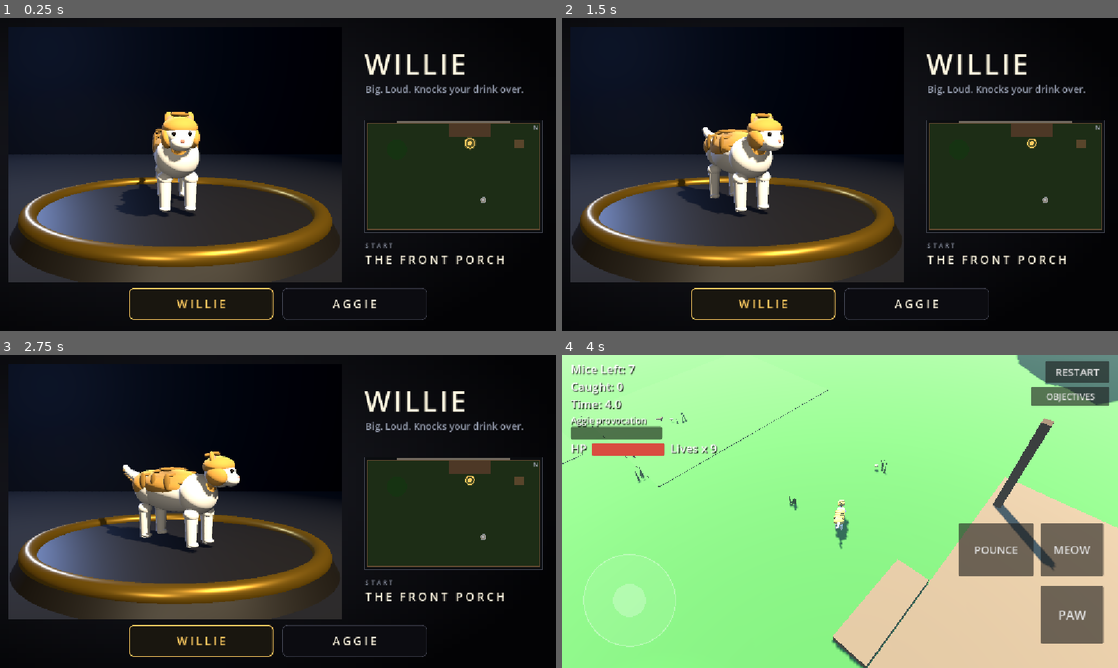
Above: before the commit, frames 1-4 (two rows, left to right).
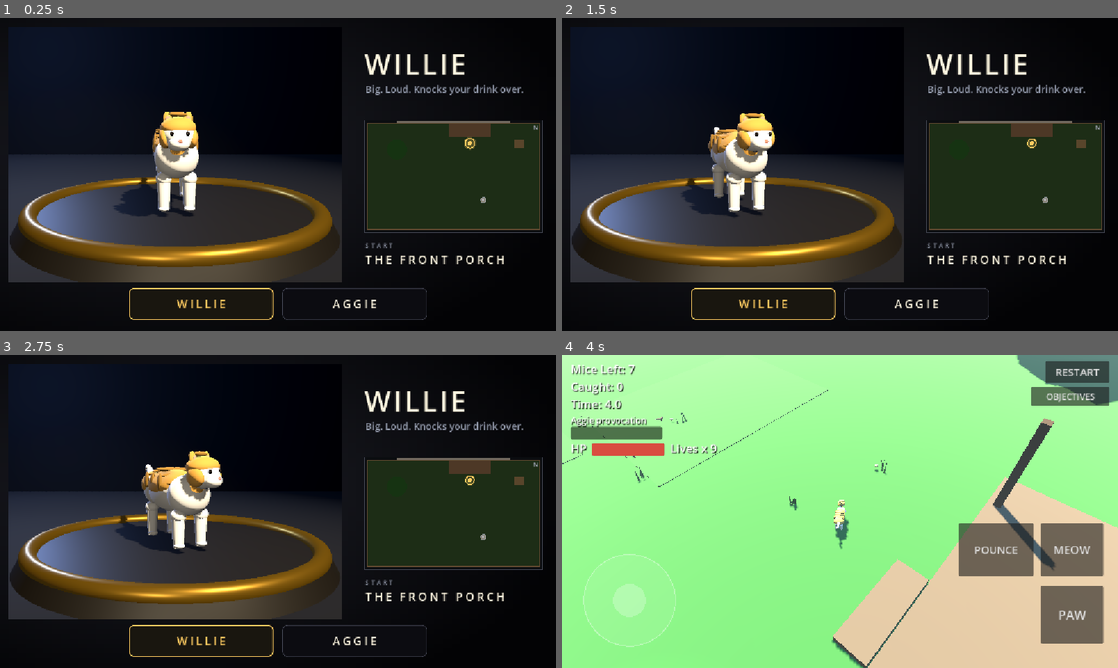
Above: after the commit, the same moments.

Repository: danfour649/puppies-vs-kittens
Game: Godot game, scene res://main.tscn
Two runs of this game, one before a commit and one after it. Both use one fixed random seed, a clock stepped at 60 frames per second and the inputs below.
Inputs (mouse positions are in pixels of both pictures, inside the frame that each line leads up to):
- Up to frame 1 (0.25 s): no input
- Up to frame 2 (1.5 s): click "RESTART" at 0.5 s; click "RESTART" at 1.25 s
- Up to frame 3 (2.75 s): click "RESTART" at 2 s
- Up to frame 4 (4 s): tap Enter at 2.75 s; drag from (628, 599) to (895, 442) at 2.77 s; drag from (728, 527) to (812, 574) at 3.52 s

The runs differ from the first frame. In frame 1, 0.8% of the frame differs, in the area x 3-60%, y 30-80%; in frame 2, 2.5%; in frame 3, 3.7%, in the area x 3-59%, y 30-81%; in frame 4, nothing differs.

Commit message:
Select verification: in-game capture tool, captures, duo asserts, README
- duo/tools_select_shots: drives the REAL input path under Xvfb
  (synthetic mouse hover+click on Aggie's roster cell through
  Input.parse_input_event; Enter key for Willie) and captures the
  screen per highlight plus each spawn. Screenshots in
  godot3d/screenshots/select/.
- Stage fix from the first capture round: the pedestal sway
  replaces the full turntable spin, so the cat stays front-facing
  in the spotlight instead of showing its back half the time.
- tests_duo: new asserts for the select behaviour (highlight
  starts on Willie, moves without picking, confirm() picks via
  the chosen signal, both cats carry line + start data, minimap
  holds both starts). No existing assert changed.
- READMEs describe the new screen.

Diff:
--- a/godot3d/duo/select_stage.gd
+++ b/godot3d/duo/select_stage.gd
@@ -16,6 +16,7 @@
 var _holders: Dictionary = {} # id -> Node3D (cat parent, rides the pedestal)
 var _cats: Dictionary = {} # id -> PvKCat
 var _current := ""
+var _t := 0.0
 
 
 func setup(chars: Dictionary, order: Array) -> void:
@@ -42,8 +43,11 @@
 
 
 func _process(delta: float) -> void:
+	# A gentle sway, never a full turn: the cat stays front-facing in
+	# the light while the presentation breathes.
 	if _pedestal != null and _current != "":
-		_pedestal.rotation.y += 0.30 * delta
+		_t += delta
+		_pedestal.rotation.y = 0.55 * sin(_t * 0.35)
 
 
 func _build_room() -> void:
--- a/godot3d/duo/tests_duo.gd
+++ b/godot3d/duo/tests_duo.gd
@@ -61,6 +61,22 @@
 	check(duo != null, "duo system present")
 	check(duo.select_ui.option_count() == 2, "character select builds two options (got %d)" % duo.select_ui.option_count())
 	check(duo.select_visible(), "character select shows at game start")
+	# MK-pattern select (2026-10-25): the highlight starts on the
+	# first cat, moves WITHOUT picking, and confirm() picks the
+	# highlighted cat through the real chosen signal.
+	check(duo.select_ui.highlighted_id() == "willie", "select highlight starts on Willie (got %s)" % duo.select_ui.highlighted_id())
+	duo.select_ui.highlight("aggie")
+	check(duo.select_ui.highlighted_id() == "aggie", "highlight moves to Aggie without picking")
+	check(duo.select_visible(), "moving the highlight does not pick")
+	for cid: String in ["willie", "aggie"]:
+		var chd: Dictionary = duo.chars[cid]
+		check(String(chd.get("line", "")) != "", "%s carries its one select line" % cid)
+		check(String(chd.get("start_name", "")) != "", "%s carries a start name for the minimap" % cid)
+	check(duo.select_ui._minimap.starts.size() == 2, "minimap marks both cats' real starts")
+	duo.select_ui.highlight("willie")
+	duo.select_ui.confirm()
+	await frames(5)
+	check(not duo.select_visible(), "confirm picks the highlighted cat and closes the select")
 	var willie = duo.willie_cat
 	var aggie = duo.aggie_cat
 	check(willie != null and aggie != null and willie != aggie, "two distinct cat instances")
--- /dev/null
+++ b/godot3d/duo/tools_select_shots.gd
@@ -0,0 +1,130 @@
+extends Node
+## SELECT verification pass (Daniel's rule: validated = in-game).
+## Run with real rendering:
+##   xvfb-run -a -s "-screen 0 1600x900x24" godot --path godot3d \
+##     res://duo/tools_select_shots.tscn --resolution 1600x900
+##
+## Drives the REAL input path both times:
+##  - Aggie: a synthetic mouse motion + click pushed through the
+##    viewport onto her roster cell (hover highlight, then pick).
+##  - Willie: a synthetic Enter keypress through _unhandled_input.
+## Screenshots land in res://screenshots/select/.
+
+var _game = null
+
+
+func _ready() -> void:
+	_run()
+
+
+func _wait(sec: float) -> void:
+	await get_tree().create_timer(sec).timeout
+
+
+func _shot(name: String) -> void:
+	await RenderingServer.frame_post_draw
+	await RenderingServer.frame_post_draw
+	var img := get_viewport().get_texture().get_image()
+	img.save_png("res://screenshots/select/%s.png" % name)
+	print("SHOT saved ", name, " ", img.get_size())
+
+
+## Cell centre in WINDOW pixels — the space synthetic input events
+## live in. get_global_rect() is canvas space (1152x648 logical);
+## the engine maps OS input by the stretch ratio, so the tool does
+## the same. (Proven by gui_get_hovered_control(): at unscaled
+## coords the GUI reported the backdrop under the shrunken point.)
+func _cell_centre(cell: Control) -> Vector2:
+	var logical := get_viewport().get_visible_rect().size
+	var win := Vector2(get_window().size)
+	return cell.get_global_rect().get_center() * (win / logical)
+
+
+## Input goes through Input.parse_input_event — the same queue OS
+## input takes — so the viewport's mouse state and GUI picking see
+## exactly what a real player's mouse would do.
+func _push_hover(pos: Vector2) -> void:
+	var motion := InputEventMouseMotion.new()
+	motion.position = pos
+	motion.global_position = pos
+	Input.parse_input_event(motion)
+
+
+func _push_click(pos: Vector2) -> void:
+	var press := InputEventMouseButton.new()
+	press.button_index = MOUSE_BUTTON_LEFT
+	press.pressed = true
+	press.position = pos
+	press.global_position = pos
+	Input.parse_input_event(press)
+	var release := InputEventMouseButton.new()
+	release.button_index = MOUSE_BUTTON_LEFT
+	release.pressed = false
+	release.position = pos
+	release.global_position = pos
+	Input.parse_input_event(release)
+
+
+func _push_enter() -> void:
+	var key := InputEventKey.new()
+	key.keycode = KEY_ENTER
+	key.physical_keycode = KEY_ENTER
+	key.pressed = true
+	Input.parse_input_event(key)
+	var up := InputEventKey.new()
+	up.keycode = KEY_ENTER
+	up.physical_keycode = KEY_ENTER
+	up.pressed = false
+	Input.parse_input_event(up)
+
+
+func _spawn_game() -> Node:
+	DuoCharacters.last_choice = "" # fresh boots show the select
+	var g = load("res://main.tscn").instantiate()
+	add_child(g)
+	return g
+
+
+func _run() -> void:
+	DirAccess.make_dir_recursive_absolute("res://screenshots/select")
+
+	# ---------- Willie highlighted, idle life, then Aggie by mouse ----------
+	_game = _spawn_game()
+	await _wait(1.6)
+	var duo = _game.duo
+	print("SELECT visible=", duo.select_visible(), " highlighted=", duo.select_ui.highlighted_id())
+	await _shot("select_willie_stand")
+	await _wait(6.5) # idle repertoire advances: stand -> sit/groom
+	await _shot("select_willie_idle2")
+	# Aggie: hover her roster cell (highlight moves), capture the
+	# screen with her lit, THEN click the cell to pick her.
+	var cell: Control = duo.select_ui._cells[1]
+	print("CELL aggie rect=", cell.get_global_rect(), " centre_vp=", _cell_centre(cell))
+	_push_hover(_cell_centre(cell))
+	await _wait(0.5)
+	var hov = get_viewport().gui_get_hovered_control()
+	print(
+		"HOVER aggie: highlighted=", duo.select_ui.highlighted_id(),
+		" gui_hovered=", hov.name if hov != null else "<none>"
+	)
+	await _shot("select_aggie")
+	await _push_click(_cell_centre(cell))
+	# Wait for the game camera to settle on the player cat (Aggie,
+	# on the garden chair).
+	await _wait(1.4)
+	print("SPAWN aggie: select_visible=", duo.select_visible(), " player=", duo.player_id())
+	await _shot("spawn_aggie")
+	_game.queue_free()
+	await _wait(0.6)
+
+	# ---------- Willie by Enter key ----------
+	_game = _spawn_game()
+	await _wait(1.6)
+	duo = _game.duo
+	print("SELECT2 visible=", duo.select_visible(), " highlighted=", duo.select_ui.highlighted_id())
+	await _push_enter()
+	await _wait(1.4)
+	print("SPAWN willie: select_visible=", duo.select_visible(), " player=", duo.player_id())
+	await _shot("spawn_willie")
+	print("SELECT SHOTS DONE")
+	get_tree().quit()
--- /dev/null
+++ b/godot3d/duo/tools_select_shots.tscn
@@ -0,0 +1,6 @@
+[gd_scene load_steps=2 format=3]
+
+[ext_resource type="Script" path="res://duo/tools_select_shots.gd" id="1"]
+
+[node name="ToolsSelectShots" type="Node"]
+script = ExtResource("1")
Not shown, added: godot3d/duo/tools_select_shots.gd.uid
Binary file added: godot3d/screenshots/select/select_aggie.png
Binary file added: godot3d/screenshots/select/select_willie_idle2.png
Binary file added: godot3d/screenshots/select/select_willie_stand.png
Binary file added: godot3d/screenshots/select/spawn_aggie.png
Binary file added: godot3d/screenshots/select/spawn_willie.png
Not shown, changed: godot3d/README.md
Not shown, changed: godot3d/duo/README.md
